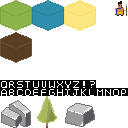
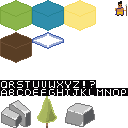
Two versions of the same layered image (128x128). Layer-by-layer changes:
added layer "Tile 9" above "Tile 8" over [32,32,64,49]
